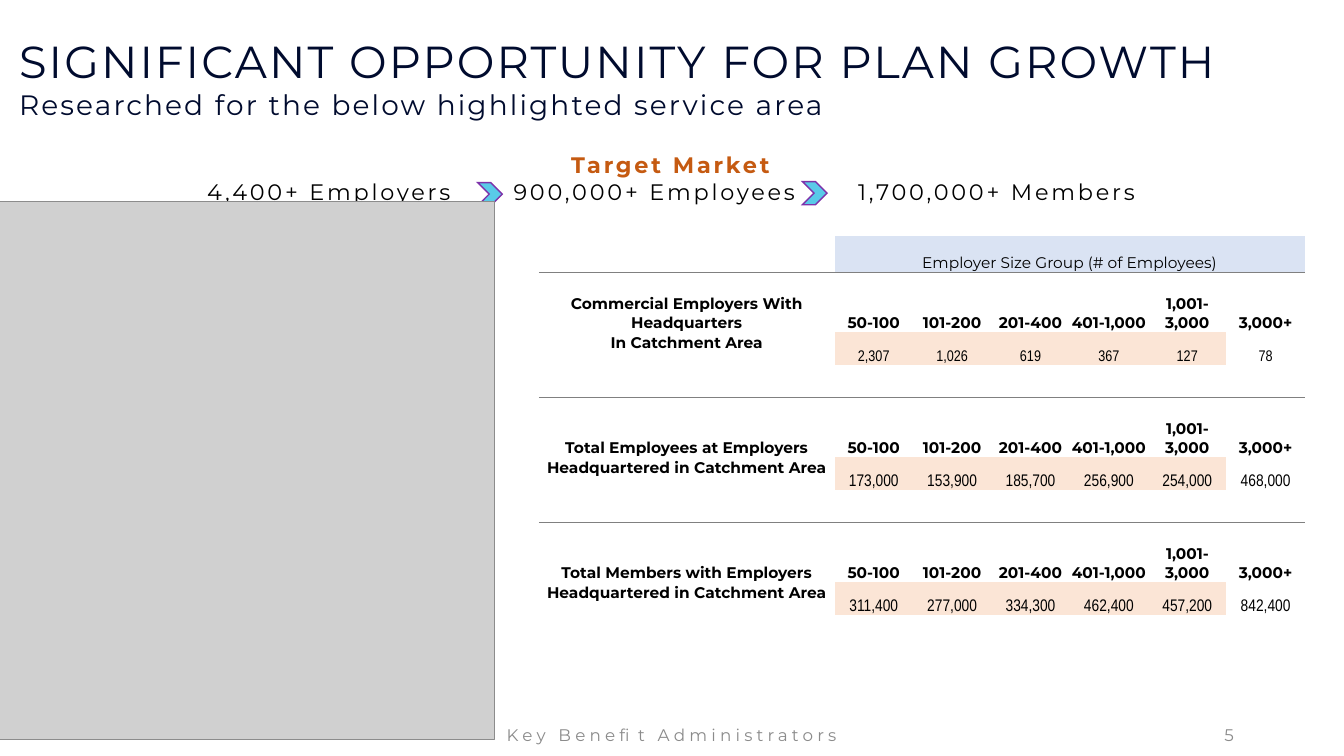
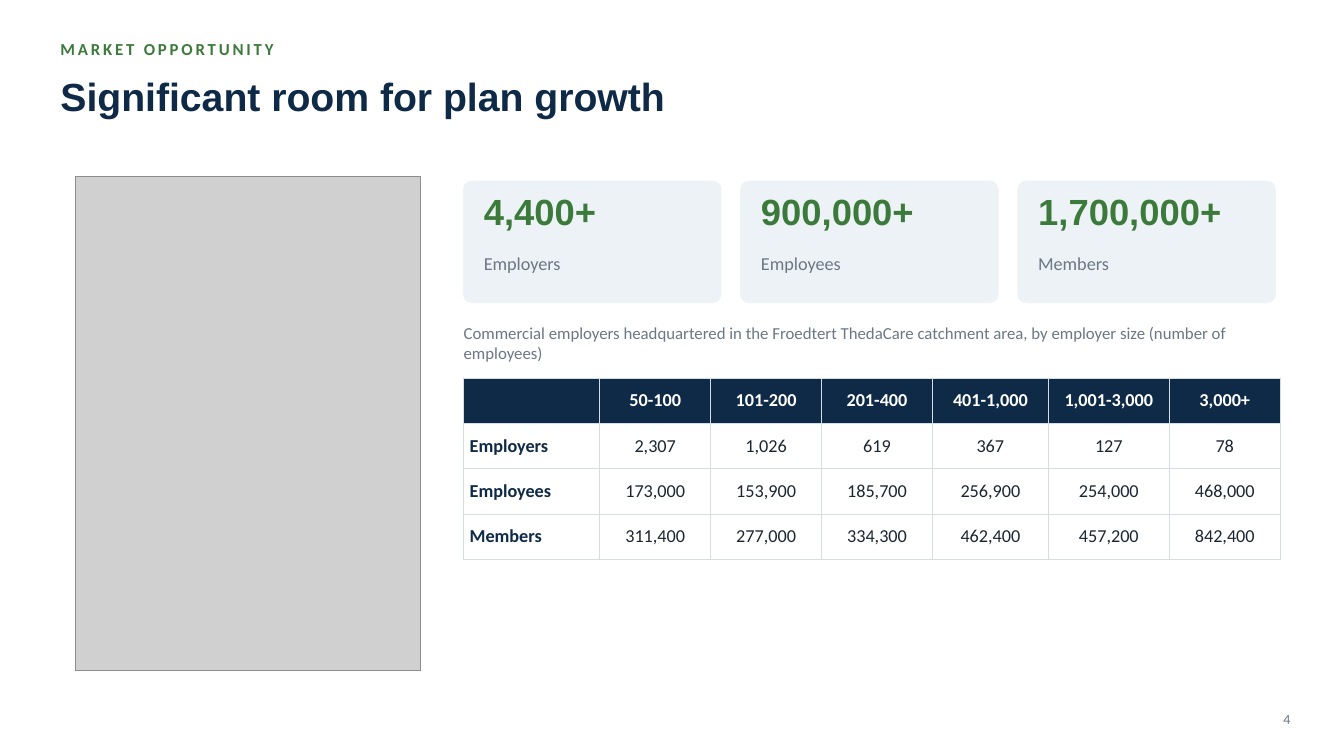
Before and after one commit to TaylorCareLuminate/pandonetworking, a slide deck: slide 4 of kba/slidedecks/Froedtert/Froedtert ThedaCare DTE Executive Summary.pptx (slide 5 before the commit). Drawn at 1344x756 pixels with LibreOffice and Linux fonts; fonts in the diff are those of the drawing; grey boxes stand for pictures; background and template pictures are left out. Boxes give left, top, right and bottom in pixels: in the first picture for what was removed or moved away, otherwise in the second. Text is boxed around its words. In the diff, an @@ line names an element or a change of style, - is before the commit and + after.

```diff
--- a/kba/slidedecks/Froedtert/Froedtert ThedaCare DTE Executive Summary.pptx
+++ b/kba/slidedecks/Froedtert/Froedtert ThedaCare DTE Executive Summary.pptx
@@ text added at (60,44,274,55), 12 pt, text #3C7A3B, bold @@
+MARKET OPPORTUNITY
@@ title at (60,82,664,119): text changed; size 20 to 28 pt; font Montserrat to Arial; text colour #000B2E to #0E2A47; bold on @@
-SIGNIFICANT OPPORTUNITY FOR PLAN GROWTH
-Researched for the below highlighted service area
+Significant room for plan growth
@@ title "Significant room for plan growth" at (60,82,664,119): vertical alignment middle to top @@
@@ picture added at (76,176,420,670) @@
@@ picture removed at (0,202,495,739) @@
@@ text removed at (207,183,1135,206) @@
-Target Market
-4,400+ Employers 900,000+ Employees 1,700,000+ Members
@@ rounded rectangle added at (464,181,721,302), fill #EDF2F6, outline #EDF2F6 1 pt @@
@@ chevron removed at (478,182,502,206) @@
@@ text added at (484,199,596,231), 26 pt, text #3C7A3B, bold @@
+4,400+
@@ rounded rectangle added at (741,181,998,302), fill #EDF2F6, outline #EDF2F6 1 pt @@
@@ text added at (761,199,914,231), 26 pt, text #3C7A3B, bold @@
+900,000+
@@ chevron removed at (803,181,827,205) @@
@@ rounded rectangle added at (1018,181,1275,302), fill #EDF2F6, outline #EDF2F6 1 pt @@
@@ text added at (1038,199,1221,231), 26 pt, text #3C7A3B, bold @@
+1,700,000+
@@ text added at (484,257,561,273), 13 pt, text #6B7785 @@
+Employers
@@ text added at (761,257,841,273), 13 pt, text #6B7785 @@
+Employees
@@ text added at (1038,257,1109,270), 13 pt, text #6B7785 @@
+Members
@@ text added at (464,327,1226,362), 12 pt, text #6B7785 @@
+Commercial employers headquartered in the Froedtert ThedaCare catchment area, by employer size (number of employees)
@@ table at (464,378,1280,548) @@
-row 1:  | Employer Size Group (# of Employees) |  |  |  |  | 
-row 2: Commercial Employers With Headquarters | 50-100 | 101-200 | 201-400 | 401-1,000 | 1,001-3,000 | 3,000+
-row 3: In Catchment Area | 2,307 | 1,026 | 619 | 367 | 127 | 78
-row 4:  |  |  |  |  |  | 
-row 5: Total Employees at Employers | 50-100 | 101-200 | 201-400 | 401-1,000 | 1,001-3,000 | 3,000+
-row 6: Headquartered in Catchment Area | 173,000 | 153,900 | 185,700 | 256,900 | 254,000 | 468,000
-row 7:  |  |  |  |  |  | 
-row 8: Total Members with Employers | 50-100 | 101-200 | 201-400 | 401-1,000 | 1,001-3,000 | 3,000+
-row 9: Headquartered in Catchment Area | 311,400 | 277,000 | 334,300 | 462,400 | 457,200 | 842,400
+row 1:  | 50-100 | 101-200 | 201-400 | 401-1,000 | 1,001-3,000 | 3,000+
+row 2: Employers | 2,307 | 1,026 | 619 | 367 | 127 | 78
+row 3: Employees | 173,000 | 153,900 | 185,700 | 256,900 | 254,000 | 468,000
+row 4: Members | 311,400 | 277,000 | 334,300 | 462,400 | 457,200 | 842,400
@@ table: place and size @@
-table at (539,236,1307,617)
+table at (464,378,1280,548)
@@ text removed at (446,715,899,755) @@
-Key Benefit Administrators
@@ page number added at (1283,715,1290,724), 10 pt, text #6B7785 @@
+4
@@ page number removed at (1224,729,1234,741) @@
-5
```
Also in this commit, not shown: 1 other slide changed, 10 slides added, 9 slides removed, 5 other files.
